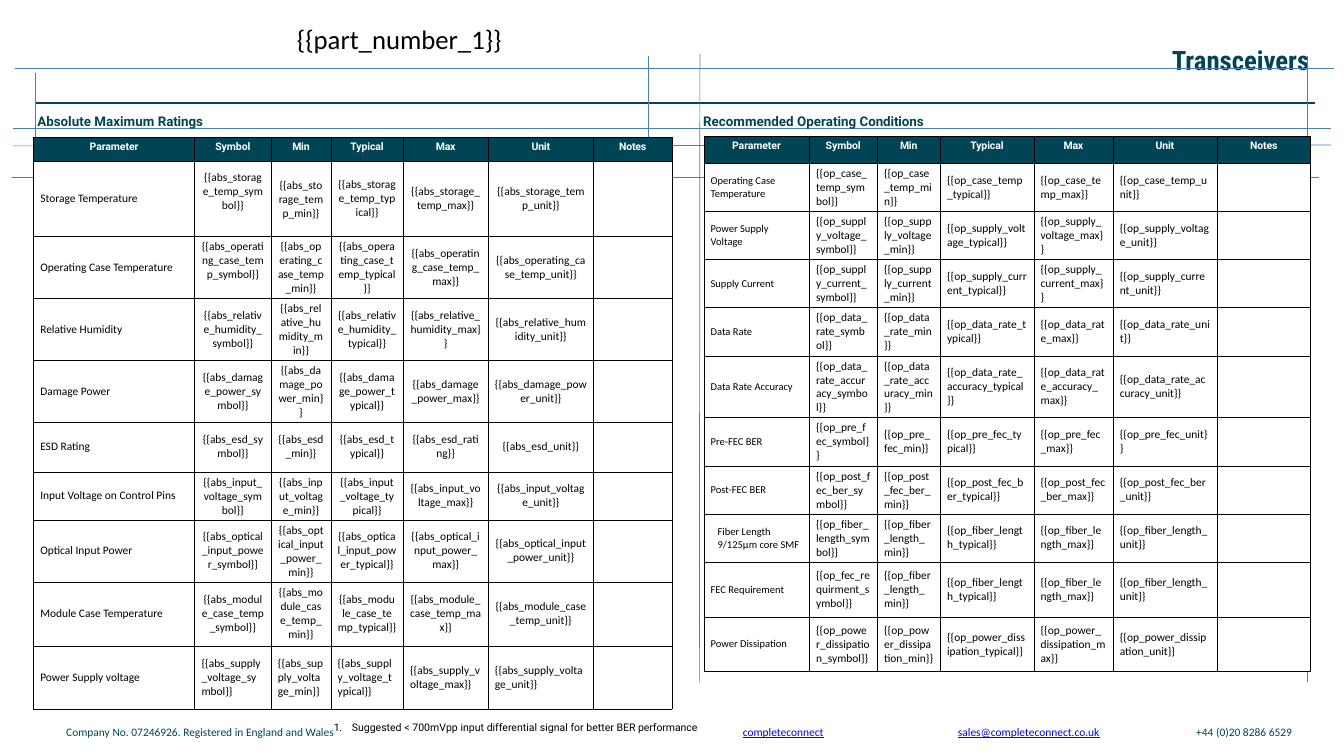
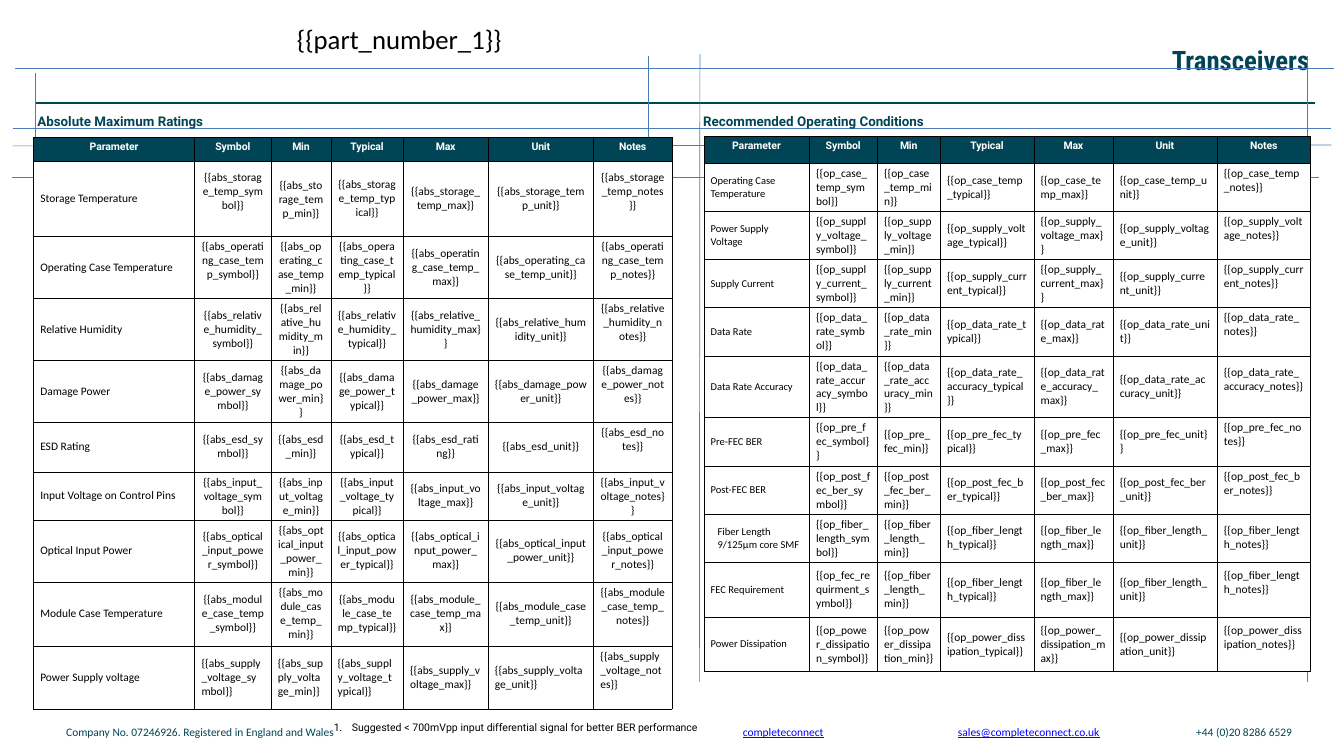
Before and after one commit to Sofiavenizelos/pptx-filler, a slide deck: slide 3 of template.pptx. Drawn at 1344x756 pixels with LibreOffice and Linux fonts; fonts in the diff are those of the drawing; background and template pictures are left out. Boxes give left, top, right and bottom in pixels: in the first picture for what was removed or moved away, otherwise in the second. Text is boxed around its words. In the diff, an @@ line names an element or a change of style, - is before the commit and + after.

```diff
--- a/template.pptx
+++ b/template.pptx
@@ table at (34,137,672,708) @@
-row 2, column 7: 
+row 2, column 7: {{abs_storage_temp_notes}}
-row 3, column 7: 
+row 3, column 7: {{abs_operating_case_temp_notes}}
-row 4, column 7: 
+row 4, column 7: {{abs_relative_humidity_notes}}
-row 5, column 7: 
+row 5, column 7: {{abs_damage_power_notes}}
-row 6, column 7: 
+row 6, column 7: {{abs_esd_notes}}
-row 7, column 7: 
+row 7, column 7: {{abs_input_voltage_notes}}
-row 8, column 7: 
+row 8, column 7: {{abs_optical_input_power_notes}}
-row 9, column 7: 
+row 9, column 7: {{abs_module_case_temp_notes}}
-row 10, column 7: 
+row 10, column 7: {{abs_supply_voltage_notes}}
@@ table at (704,137,1310,671) @@
-row 2, column 7: 
+row 2, column 7: {{op_case_temp_notes}}
-row 3, column 7: 
+row 3, column 7: {{op_supply_voltage_notes}}
-row 4, column 7: 
+row 4, column 7: {{op_supply_current_notes}}
-row 5, column 7: 
+row 5, column 7: {{op_data_rate_notes}}
-row 6, column 7: 
+row 6, column 7: {{op_data_rate_accuracy_notes}}
-row 7, column 7: 
+row 7, column 7: {{op_pre_fec_notes}}
-row 8, column 7: 
+row 8, column 7: {{op_post_fec_ber_notes}}
-row 9, column 7: 
+row 9, column 7: {{op_fiber_length_notes}}
-row 10, column 7: 
+row 10, column 7: {{op_fiber_length_notes}}
-row 11, column 7: 
+row 11, column 7: {{op_power_dissipation_notes}}
```
Also in this commit, not shown: 2 other slides changed, 1 slide added, 1 other file.
